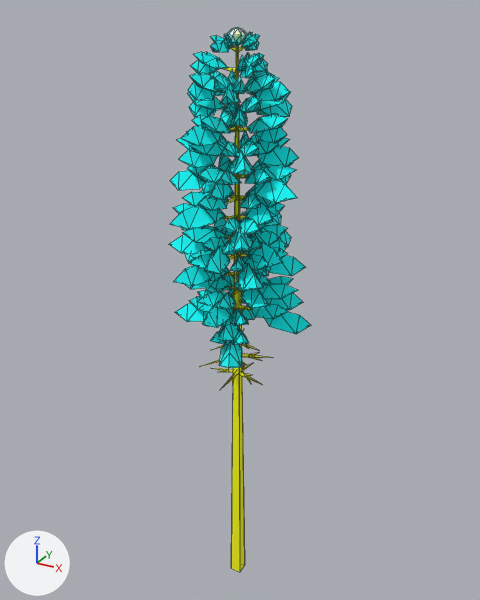
The glTF model assets/graphics/optimized/pine_lod2.gltf, before and after one commit.
One viewpoint serves both versions: a 50 mm lens placed at (9.74, -17.53, 20.39), pointed at (-0.21, 0.55, 11.35). Lighting does not change. The marker at lower left points along +X, +Y and +Z. Mesh edges are drawn as thin lines. Vertices at the same position are counted once.

The first picture shows 'tree'.
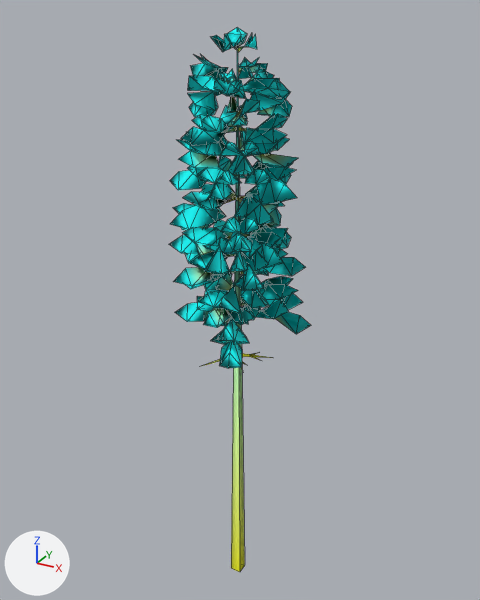
Location of each change, (x1, y1, x2, y2) in pixels of the pictures (480 x 600 px):
part 1 of me_mesh_0, deleted: before (212, 329, 261, 389)
part 2 of me_mesh_0, cut back: before (177, 27, 303, 572); after (216, 47, 290, 311)

The change in detail:
me_mesh_0 is used by ob_tree; location (0.0, 0.0, 0.0).
me_mesh_0 had 1880 vertices, 2911 faces and spanned x -2.2..2.3, y -2.3..2.2, z 0.0..19.9.
me_mesh_0 now has 904 vertices, 1966 faces and spans x -2.2..2.3, y -2.3..2.2, z 0.0..19.9.
me_mesh_0 part 1: 9 loose pieces with 51 vertices, spanning x -1.1..1.0, y -1.1..1.4, z 8.7..10.2, are deleted.
me_mesh_0 part 2: 14 vertices moved within x -1.6..0.8, y 0.0..0.9, z 11.2..19.2; 925 vertices removed from x -1.8..1.8, y -2.0..1.8, z 9.4..19.9.
me_mesh_0 part 3: the surface is now shaded smooth.
